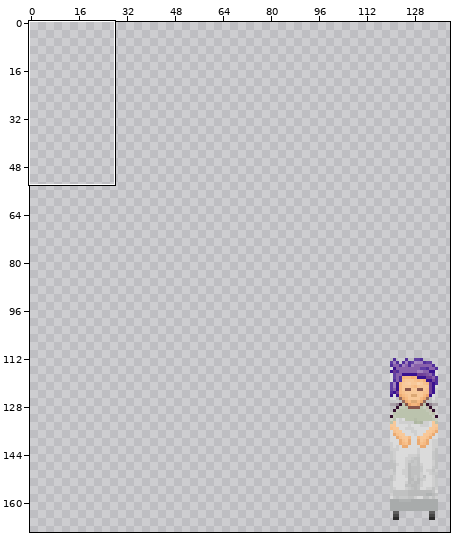
Sprite sheet, stored at src/track2/hospital-fg.png. Above: a wide view before the commit, with the close-up outlined.
Close-up. Old version:
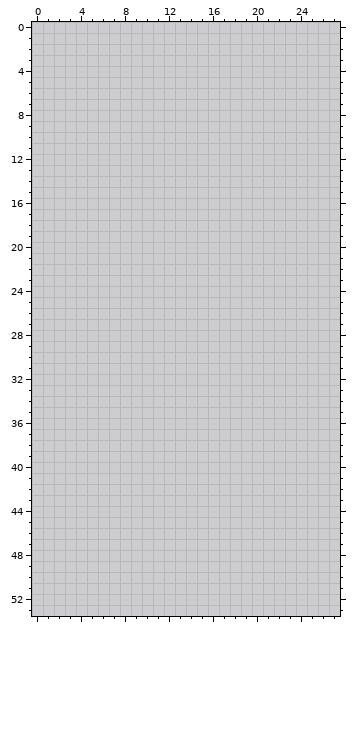
The file is 256x256 pixels. Colours within 5 levels of each other are drawn and written as one. Shown: x 0..27, y 0..53. The wide view leaves out empty margins. The commit also changed other parts of the picture, which this record leaves out.
After the commit:
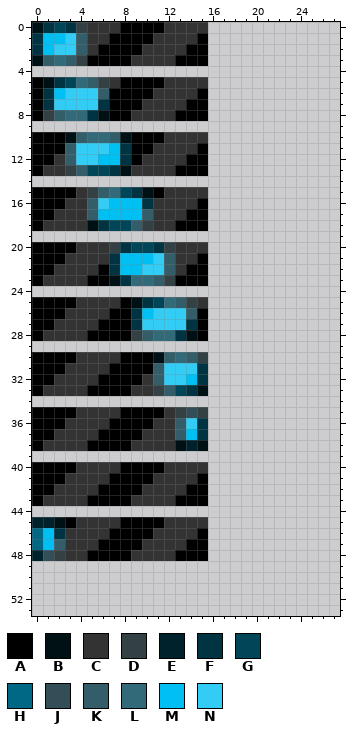
Palette (. is transparent): A #000000  B #001116  C #333333  D #334145  E #00222c  F #003442  G #004558  H #006784  J #334e56  K #335d68  L #336a79  M #00bff3  N #33ccf5
From old to new:
@@ x 0..17 @@
- 0 ..................
- 1 ..................
- 2 ..................
- 3 ..................
+ 0 BFGFDCCCAAAACCCC..
+ 1 FMMNKCCAAAACCCCA..
+ 2 FMNNKCAAAACCCCAA..
+ 3 BKLKDAAAACCCCAAA..
  4 ..................
- 5 ..................
- 6 ..................
- 7 ..................
- 8 ..................
+ 5 ABFGLKDCAAAACCCC..
+ 6 AFMNNNKAAAACCCCA..
+ 7 AFNNNNFAAACCCCAA..
+ 8 ADKLLFBAACCCCAAA..
  9 ..................
-10 ..................
-11 ..................
-12 ..................
-13 ..................
+10 AAABKLLKBAAACCCC..
+11 AAAKNNNMFAACCCCA..
+12 AACKNNMMFACCCCAA..
+13 ACCDKGGFBCCCCAAA..
 14 ..................
-15 ..................
-16 ..................
-17 ..................
-18 ..................
+15 AAAACDKLGFBACCCC..
+16 AAACCKNMMMFCCCCA..
+17 AACCCKMMMMKCCCAA..
+18 ACCCCBFGGKDCCAAA..
 19 ..................
-20 ..................
-21 ..................
-22 ..................
-23 ..................
+20 AAAACCCDFGGFDCCC..
+21 AAACCCCFMMMNKCCA..
+22 AACCCCAFMMNNKCAA..
+23 ACCCCAABFLLKDAAA..
 24 ..................
-25 ..................
-26 ..................
-27 ..................
-28 ..................
+25 AAAACCCCABFGLKDC..
+26 AAACCCCAAFMNNNKA..
+27 AACCCCAAAFNNNNFA..
+28 ACCCCAAAADKLLFBA..
 29 ..................
-30 ..................
-31 ..................
-32 ..................
-33 ..................
+30 AAAACCCCAAABKLKD..
+31 AAACCCCAAAAKNNNF..
+32 AACCCCAAAACKNNMF..
+33 ACCCCAAAACCDKGFB..
 34 ..................
-35 ..................
-36 ..................
-37 ..................
-38 ..................
+35 AAAACCCCAAAACDJD..
+36 AAACCCCAAAACCKNF..
+37 AACCCCAAAACCCKMF..
+38 ACCCCAAAACCCCBEB..
 39 ..................
-40 ..................
-41 ..................
-42 ..................
-43 ..................
+40 AAAACCCCAAAACCCC..
+41 AAACCCCAAAACCCCA..
+42 AACCCCAAAACCCCAA..
+43 ACCCCAAAACCCCAAA..
 44 ..................
-45 ..................
-46 ..................
-47 ..................
-48 ..................
+45 EEBACCCCAAAACCCC..
+46 HMFCCCCAAAACCCCA..
+47 HMKCCCAAAACCCCAA..
+48 EJDCCAAAACCCCAAA..
 49 ..................
